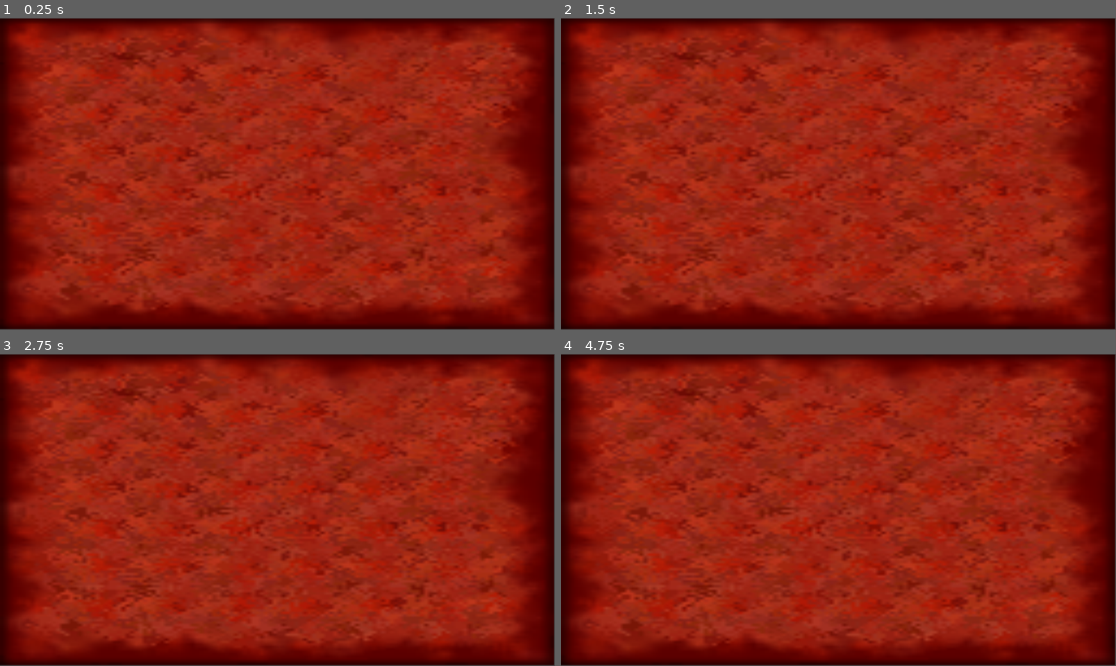
Above: before the commit, frames 1-4 (two rows, left to right).
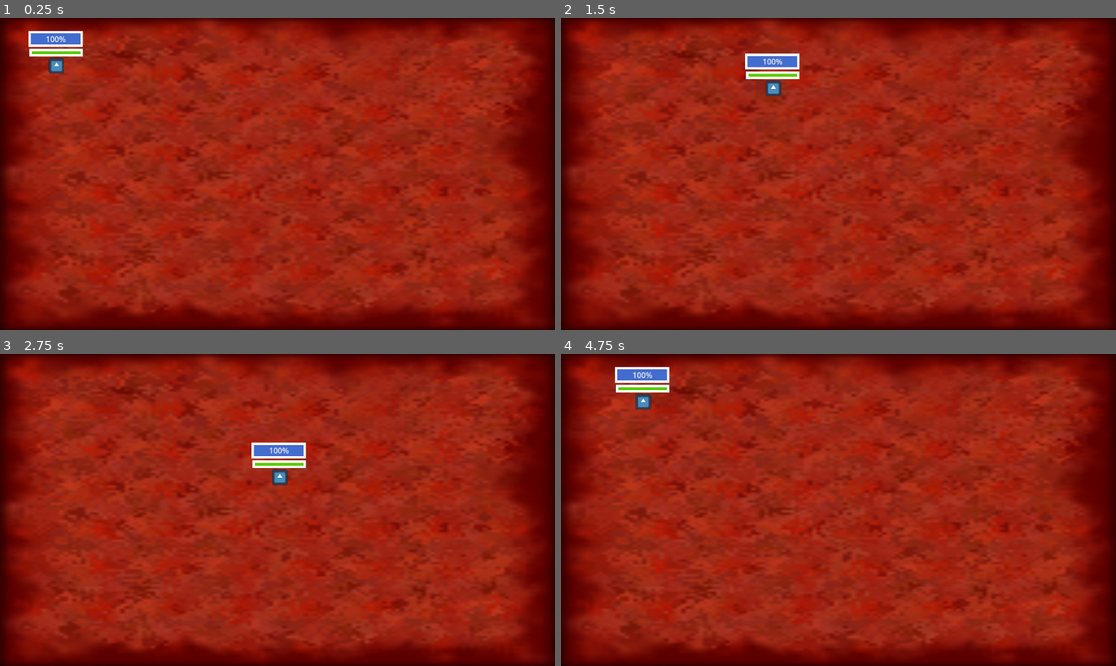
Above: after the commit, the same moments.

Repository: JacksonUl/Infernum
Game: Godot game, scene res://Scenes/Main.tscn
The game is run twice, just before and just after one commit, with the same random seed, the same clock (stepped at 60 frames per second) and the same inputs. Before the commit the project has no main scene; this scene is started directly in both runs. The engine's default icon, where the game draws it, is replaced by a stand-in: a white triangle on a blue panel in a dark square.
Inputs:
- Up to frame 1 (0.25 s): no input
- Up to frame 2 (1.5 s): tap Enter at 0.5 s; hold Right (Move_Right) 0.53-1.28 s; hold Space (Dash) 0.53-1.28 s; hold Down (Move_Down) from 1.28 s (still down); tap Shift (Sprint) at 1.35 s
- Up to frame 3 (2.75 s): release Down (Move_Down) at 2.03 s; hold Right (Move_Right) from 2.03 s (still down); hold Space (Dash) from 2.03 s (still down)
- Up to frame 4 (4.75 s): release Right (Move_Right) at 2.78 s; release Space (Dash) at 2.78 s; hold Up (Move_Up) 2.78-3.53 s; tap Shift (Sprint) at 2.85, 4.35 s; hold Space (Dash) 3.53-4.28 s; hold Left (Move_Left) from 3.53 s (still down)

The runs differ from the first frame. In frame 1, 2.8% of the frame differs, in the area x 0-100%, y 0-100%; in frame 2, 2.7%; in frame 3, 2.7%; in frame 4, 2.8%.

Commit message:
Charechter has health and stamina

Diff:
--- a/Scenes/HUD.tscn
+++ b/Scenes/HUD.tscn
@@ -34,23 +34,24 @@
 border_width_bottom = 5
 border_color = Color(0.8, 0.8, 0.8, 0)
 
-[node name="Node2D" type="Node2D"]
+[node name="HUD" type="Node2D"]
+scale = Vector2(0.243214, 0.227678)
 
 [node name="HealthBar" type="ProgressBar" parent="."]
 offset_left = 19.0
 offset_top = 16.0
-offset_right = 355.0
-offset_bottom = 69.0
+offset_right = 132.0
+offset_bottom = 49.0
 theme = ExtResource("1_s0o40")
 theme_override_styles/background = SubResource("StyleBoxFlat_jpck7")
 theme_override_styles/fill = SubResource("StyleBoxFlat_q68q0")
 value = 100.0
 
 [node name="StaminaBar" type="ProgressBar" parent="."]
-offset_left = 384.0
-offset_top = 568.0
-offset_right = 768.0
-offset_bottom = 584.0
+offset_left = 21.0
+offset_top = 53.0
+offset_right = 132.0
+offset_bottom = 69.0
 theme = ExtResource("2_ied34")
 theme_override_styles/background = SubResource("StyleBoxFlat_6uxxg")
 theme_override_styles/fill = SubResource("StyleBoxFlat_fnn2b")
--- a/Scenes/Main.tscn
+++ b/Scenes/Main.tscn
@@ -1,10 +1,19 @@
-[gd_scene load_steps=2 format=3 uid="uid://cpgdmnt5ei0u5"]
+[gd_scene load_steps=4 format=3 uid="uid://cpgdmnt5ei0u5"]
 
 [ext_resource type="Texture2D" uid="uid://bh05q30t7s1ww" path="res://Assets/Tiles/Floor_Tiles.png" id="1_vwk6p"]
+[ext_resource type="PackedScene" uid="uid://cjctvnkne043w" path="res://Scenes/Character.tscn" id="2_bkncb"]
+[ext_resource type="PackedScene" uid="uid://c3fck70mrecpo" path="res://Scenes/HUD.tscn" id="3_jvcj5"]
 
 [node name="Node2D" type="Node2D"]
 
 [node name="FloorTiles" type="Sprite2D" parent="."]
-position = Vector2(575, 323.5)
-scale = Vector2(8.98437, 5.03906)
+position = Vector2(576, 324)
+scale = Vector2(9.0625, 5.125)
 texture = ExtResource("1_vwk6p")
+
+[node name="PlayerCharacter" parent="." instance=ExtResource("2_bkncb")]
+position = Vector2(-37, -8)
+
+[node name="HUD" parent="PlayerCharacter" instance=ExtResource("3_jvcj5")]
+position = Vector2(308, 76)
+scale = Vector2(4, 4)
--- a/project.godot
+++ b/project.godot
@@ -11,6 +11,7 @@
 [application]
 
 config/name="Infernum"
+run/main_scene="res://Scenes/Main.tscn"
 config/features=PackedStringArray("4.2", "Forward Plus")
 config/icon="res://icon.svg"
 
